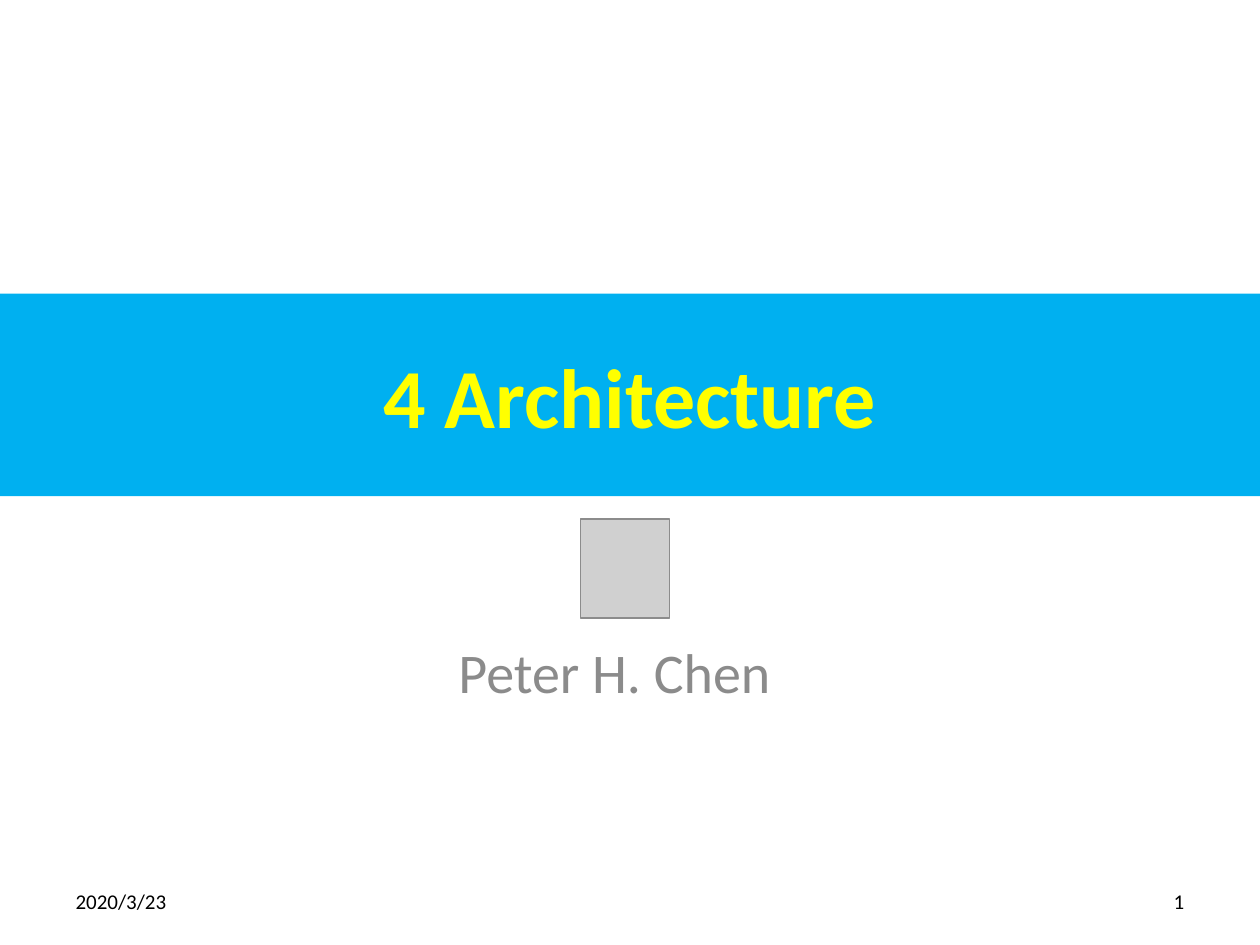
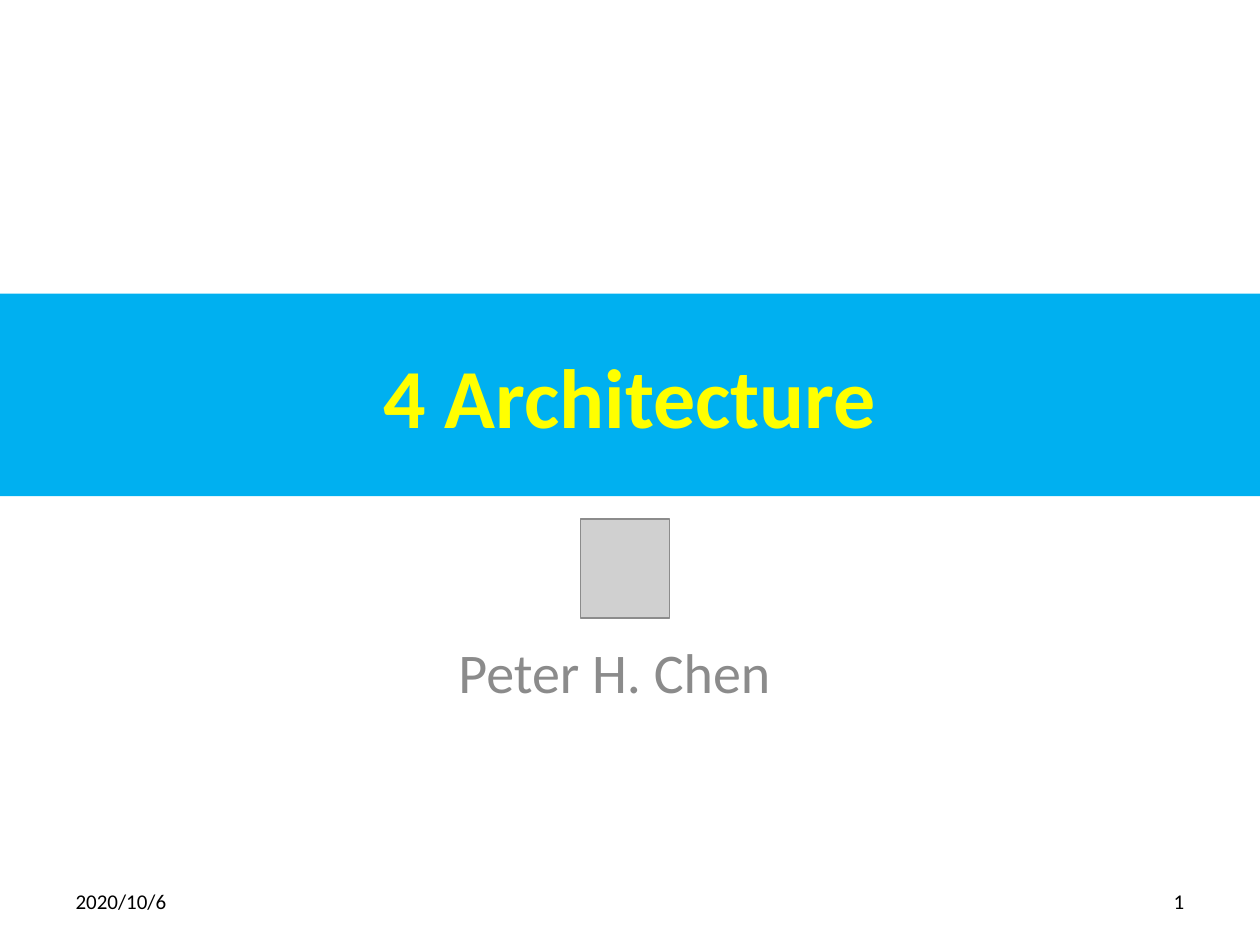
Before and after one commit to peterhchen/700_GraphQL, a slide deck: slide 1 of 04_Architecture.pptx. Drawn at 1260x945 pixels with LibreOffice and Linux fonts; fonts in the diff are those of the drawing; grey boxes stand for pictures. Boxes give left, top, right and bottom in pixels: in the first picture for what was removed or moved away, otherwise in the second. Text is boxed around its words. In the diff, an @@ line names an element or a change of style, - is before the commit and + after.

```diff
--- a/04_Architecture.pptx
+++ b/04_Architecture.pptx
@@ text at (76,894,167,910): text changed @@
-2020/3/23
+2020/10/6
```
Also in this commit, not shown: 5 other slides changed, 5 slides added.
